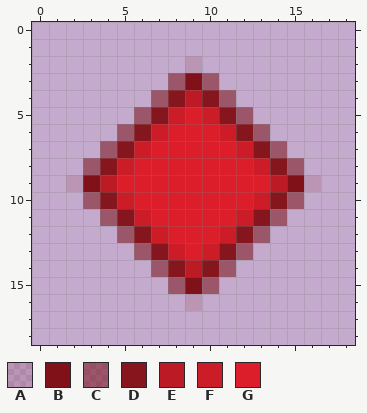
Pixel-art sprite: styles/legend/CrimesReported20242025_3_8.png. Above is the file before it was changed.
The file is 19x19 pixels. Pixels under 10% opacity are left out. Colours within 5 levels of each other are drawn and written as one.
Palette (. is transparent): A #7f0f1622  B #801119  C #7d151e8f  D #85121af9  E #bc1a24  F #cc1c27  G #db1e2a
Pixels before, first column x 2:
 2 .......A.......
 3 ......CBC......
 4 .....CDEDC.....
 5 ....CDFGFDC....
 6 ...CDFGGGFDC...
 7 ..CDFGGGGGFDC..
 8 .CDFGGGGGGGFDC.
 9 ABEGGGGGGGGGEBA
10 .CDFGGGGGGGFDC.
11 ..CDFGGGGGFDC..
12 ...CDFGGGFDC...
13 ....CDFGFDC....
14 .....CDEDC.....
15 ......CBC......
16 .......A.......
After:
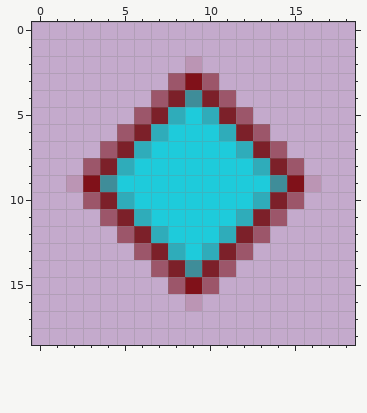
Difference:
Colour D changes from #85121af9 to #7a1d25f9.
Colour E changes from #bc1a24 to #3f8d99.
Colour F changes from #cc1c27 to #2facba.
Colour G changes from #db1e2a to #1ecbdb.
Boxes around the changes in both pictures, in picture pixels (x1, y1, x2, y2):
changed: (100, 90, 287, 277)
